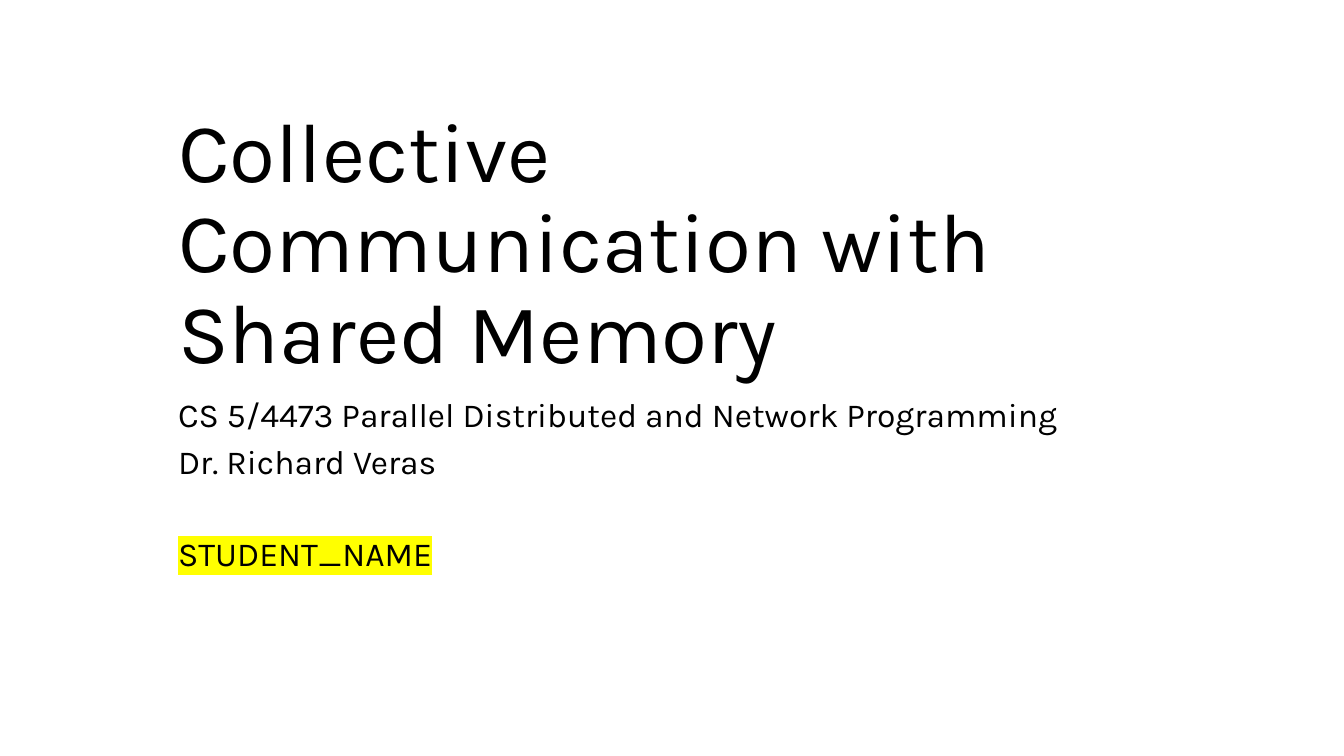
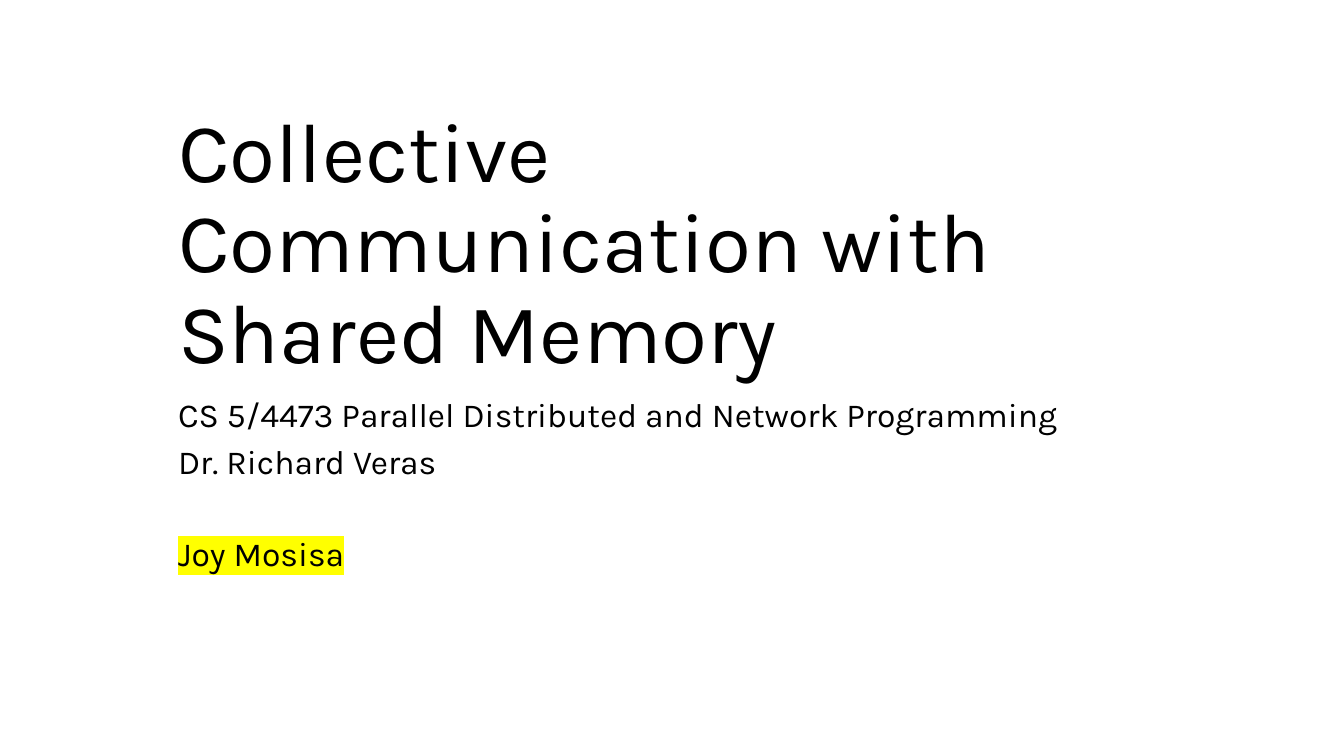
Before and after one commit to c0deToJoy/PDN, a slide deck: slide 1 of PG8/PG_CPU_CC/pseudo-cc/cc_dot_and_arrow_diagrams.pptx. Drawn at 1344x756 pixels with LibreOffice and Linux fonts; fonts in the diff are those of the drawing. Boxes give left, top, right and bottom in pixels: in the first picture for what was removed or moved away, otherwise in the second. Text is boxed around its words. In the diff, an @@ line names an element or a change of style, - is before the commit and + after.

```diff
--- a/PG8/PG_CPU_CC/pseudo-cc/cc_dot_and_arrow_diagrams.pptx
+++ b/PG8/PG_CPU_CC/pseudo-cc/cc_dot_and_arrow_diagrams.pptx
@@ subtitle at bbox=[178, 536, 345, 575]: text changed @@
-STUDENT_NAME
+Joy Mosisa
```
Also in this commit, not shown: 7 other slides changed, 2 other files.
